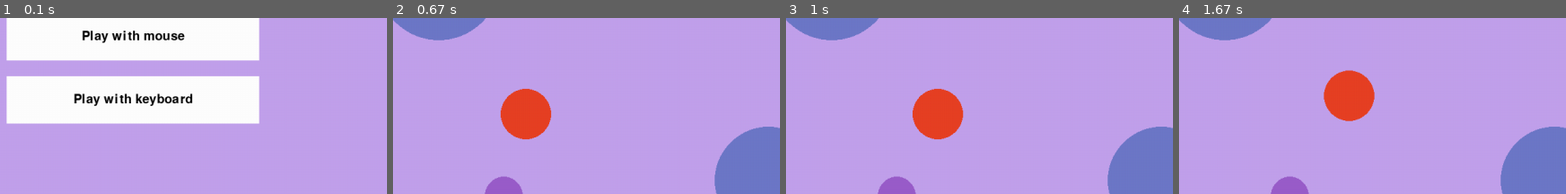
Above: before the commit, frames 1-4 (left to right).
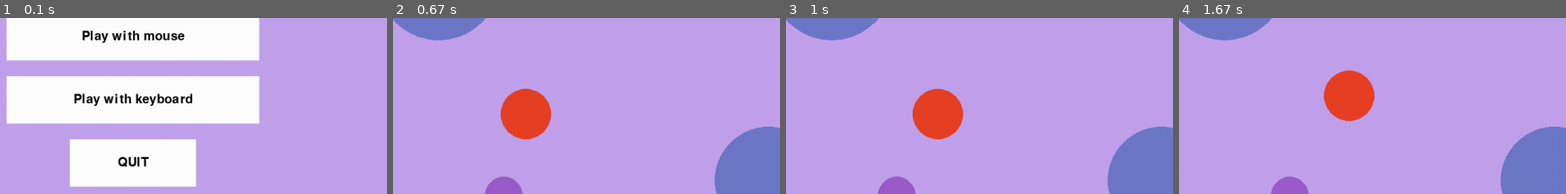
Above: after the commit, the same moments.

Repository: B2-Info-23-24/agarpyo-b2-b-AlexNbl27
Game: pygame game, started from App/main.py
The game is run twice, just before and just after one commit, with the same random seed, the same clock (stepped at 60 frames per second) and the same inputs.
Inputs (mouse positions are % of the whole screen's width and height, from its top left):
- Up to frame 1 (0.1 s): no input
- Up to frame 2 (0.67 s): click (52, 64) at 0.38 s
- Up to frame 3 (1 s): hold Right from 0.67 s (still down); move the mouse to (52, 73) at 0.7 s
- Up to frame 4 (1.67 s): release Right at 1.13 s; hold Up 1.17-1.47 s; hold Right from 1.5 s (still down)
The pictures show only the part of the screen within x 35-85%, y 37-87%; the shares and areas given below are measured in that part.

The runs differ from the first frame. In frame 1, 8.9% of the frame differs, in the area x 17-51%, y 68-96%; in frame 2, nothing differs; in frame 3, nothing differs; in frame 4, nothing differs.

Commit message:
Implement quit button in the menu

Diff:
--- a/App/menu.py
+++ b/App/menu.py
@@ -25,9 +25,13 @@
             self.render_menu()
             self.menu_running = self.mypygame.pygame_event(self.buttons, self.groupCheckboxes, p=pygame.K_p)
             if isinstance(self.menu_running, Button):
-                self.getSettings()
-                game = Game(self.mypygame, self.level_selected, self.mode)
-                game.run()
+                if(self.menu_running.text == "QUIT"):
+                    self.menu_running = False;
+                    pygame.quit()
+                else:
+                    self.getSettings()
+                    game = Game(self.mypygame, self.level_selected, self.mode)
+                    game.run()
             if isinstance(self.menu_running, str):
                 if self.menu_running == "p":
                     self.getSettings()
@@ -59,6 +63,8 @@
         self.buttons.append(button1)
         button2 = Button(self.mypygame.screen, (self.mypygame.screen.get_width() - button_width) // 2, 300, button_width, button_height, button_color, "Play with keyboard", self.BLACK, font)
         self.buttons.append(button2)
+        button3 = Button(self.mypygame.screen, (self.mypygame.screen.get_width() - button_width*0.5) // 2, 400, button_width*0.5, button_height, button_color, "QUIT", self.BLACK, font)
+        self.buttons.append(button3)
         checkbox1 = MyCheckbox(self.mypygame.screen, 100, 400, 20, 20, True, "Easy mode", self.BLACK, font)
         self.groupCheckboxes.checkboxes.append(checkbox1)
         checkbox2 = MyCheckbox(self.mypygame.screen, 100, 450, 20, 20, False, "Normal mode", self.BLACK, font)
